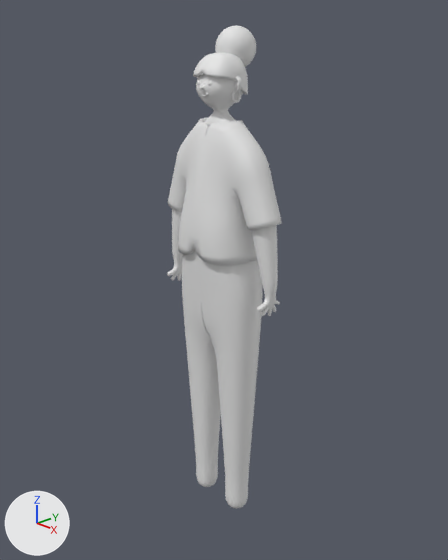
What one commit did to the Blender file Human1.blend.
The view is the same before and after, from a camera (50 mm lens) standing at (1.156, -1.075, 1.915) and looking at (0.0, 0.01, 1.34). Lighting does not change. The marker at lower left points along +X, +Y and +Z.

The older version as bpy lines, for what is in view:
```python
ob_vert = bpy.data.objects.new('Vert', me_vert)
ob_vert.location = (0.0, 0.0, 0.2)
ob_vert.scale = (0.72, 0.72, 0.72)
ob_vert_001 = bpy.data.objects.new('Vert.001', me_vert_001)
ob_vert_001.location = (0.092, 0.002, 1.57)
ob_vert_001.scale = (0.764, 0.764, 0.764)
ob_vert_002 = bpy.data.objects.new('Vert.002', me_vert_003)
ob_vert_002.location = (0.032, 0.0, 1.884)
ob_vert_002.scale = (0.629, 0.633, 0.629)
ob_トーラス = bpy.data.objects.new('トーラス', me_トーラス)
ob_トーラス.location = (0.054, 0.0, 1.821)
ob_トーラス.rotation_euler = (0.0, 1.571, 0.0)  # degrees (0, 90, 0)
ob_トーラス.scale = (0.012, 0.012, 0.012)
ob_円柱 = bpy.data.objects.new('円柱', me_円柱)
ob_円柱.location = (0.047, 0.001, 1.846)
ob_円柱.rotation_euler = (1.571, 0.0, 0.0)  # degrees (90, 0, 0)
ob_円柱.scale = (0.02, 0.02, 0.0088)
ob_球 = bpy.data.objects.new('球', me_球)
ob_球.location = (0.02, -0.05, 1.85)
ob_球.scale = (0.007, 0.007, 0.007)
ob_球_001 = bpy.data.objects.new('球.001', me_球_001)
ob_球_001.location = (0.0, 0.05, 1.93)
ob_球_001.scale = (0.05, 0.05, 0.05)
```
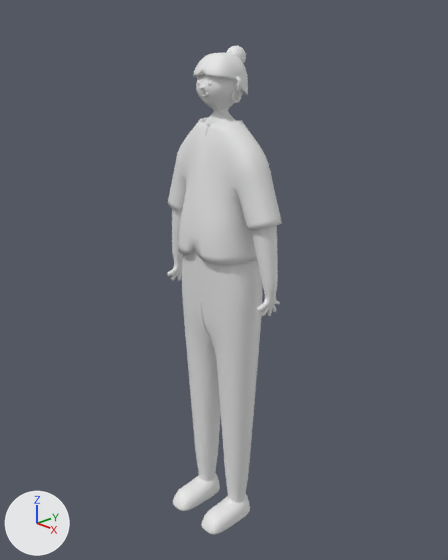
Commit message: 人モデリング中

Where the change shows, as pixel boxes (x1, y1, x2, y2) in the pictures (448 x 560 px; the box of a moved part takes in the faces that stretch with it):
```json
{"object": "Vert", "change": "reshaped", "before": [167, 74, 280, 509], "after": [167, 74, 280, 503]}
{"object": "立方体", "change": "added", "after": [173, 473, 250, 534]}
{"object": "球.001", "change": "moved, rescaled", "before": [215, 26, 256, 67], "after": [226, 46, 246, 63]}
{"part": 1, "of": "me_vert", "change": "moved or reshaped", "before": [196, 457, 249, 509], "after": [196, 458, 248, 503]}
```

The change, as JSON lines over the scene's bpy script:
```json
{"block": "me_vert", "where": "me_vert.from_pydata(...)  # 201 vertices, 186 faces, 1 loose edge; spans x 0.0..0.28, y -0.12..0.12, z 0.6..2.39"}
{"block": "me_vert", "where": "# used by ob_vert; location = (0.0, 0.0, 0.2); scale = (0.72, 0.72, 0.72)"}
{"block": "me_vert", "change": "me_vert part 1"}
{"op": "set", "path": "me_vert.vertices[57].co", "old": "(0.04, 0.05, 0.6)", "new": "(0.06, 0.04, 0.61)"}
{"op": "set", "path": "me_vert.vertices[58].co", "old": "(0.04, -0.05, 0.6)", "new": "(0.06, -0.04, 0.61)"}
{"op": "set", "path": "me_vert.vertices[59].co", "old": "(0.14, -0.05, 0.6)", "new": "(0.13, -0.04, 0.61)"}
{"op": "set", "path": "me_vert.vertices[60].co", "old": "(0.14, 0.05, 0.6)", "new": "(0.13, 0.04, 0.61)"}
{"op": "set", "path": "me_vert.vertices[140].co", "old": "(0.04, 0.05, 0.68)", "new": "(0.06, 0.04, 0.67)"}
{"op": "set", "path": "me_vert.vertices[141].co", "old": "(0.04, -0.05, 0.68)", "new": "(0.06, -0.04, 0.67)"}
{"op": "set", "path": "me_vert.vertices[142].co", "old": "(0.14, -0.05, 0.68)", "new": "(0.13, -0.04, 0.67)"}
{"op": "set", "path": "me_vert.vertices[143].co", "old": "(0.14, 0.05, 0.68)", "new": "(0.13, 0.04, 0.67)"}
{"op": "add", "block": "me_立方体", "code": ["me_立方体 = bpy.data.meshes.new('立方体')", "me_立方体.from_pydata(...)  # 38 vertices, 36 faces; spans x -1.0..1.0, y -3.4..1.0, z -1.0..0.78", "me_立方体.polygons.foreach_set('use_smooth', [True] * 36)"]}
{"op": "set", "path": "ob_球_001.location", "old": "(0.0, 0.05, 1.93)", "new": "(0.0, 0.05, 1.91)"}
{"op": "set", "path": "ob_球_001.scale", "old": "(0.05, 0.05, 0.05)", "new": "(0.025, 0.025, 0.025)"}
{"op": "add", "block": "ob_立方体", "code": ["ob_立方体 = bpy.data.objects.new('立方体', me_立方体)", "ob_立方体.location = (0.067, 0.0, 0.65)", "ob_立方体.scale = (0.0375, 0.0375, 0.0375)", "_m = ob_立方体.modifiers.new('細分化', 'SUBSURF')", "_m.levels = 3", "_m.render_levels = 3", "_m = ob_立方体.modifiers.new('ミラー', 'MIRROR')", "_m.mirror_object = ob_vert"]}
```
